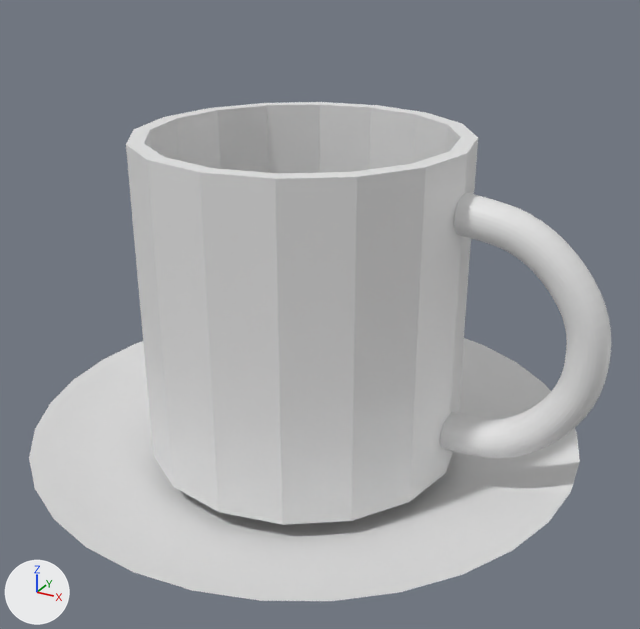
A saved change to the Blender file Mug/mug.blend.
Camera for both pictures: a 50 mm lens placed at (0.1176, -0.2048, 0.0967), pointed at (0.0068, -0.0034, -0.004). Arrows for +X, +Y and +Z are at lower left; the lights stay in place.

The first picture shows 'Cup', 'Handler', 'NurbsCurve'.
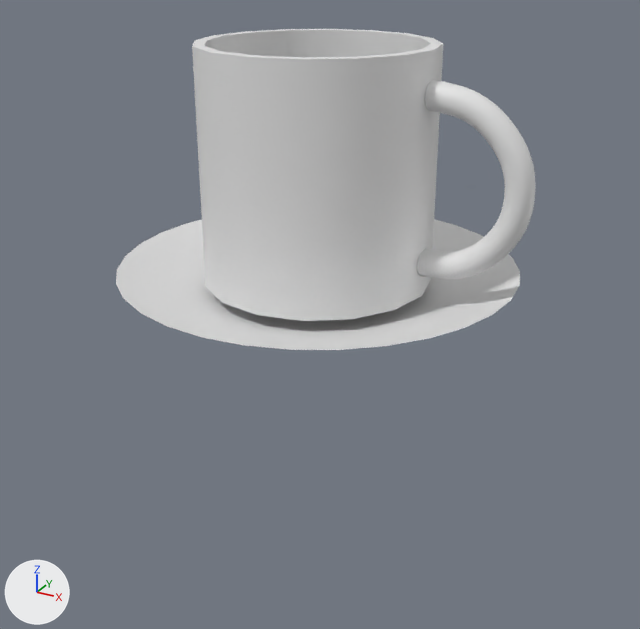
Where the newer file only moved an object's origin or applied its transform, the numbers keep the older frame.

Where the change shows, as pixel boxes [x1, y1, x2, y2] in the pictures (640 x 629 px):
'Cup', mesh rescaled (29% narrower, 31% shorter)
    before: [126, 102, 478, 525]
    after: [192, 29, 443, 321]
'NurbsCurve', reshaped, moved, turned, rescaled, modifiers changed
    before: [29, 338, 580, 601]
    after: [116, 219, 520, 350]
'Handler', moved, rescaled (30% narrower, 25% shorter)
    before: [440, 193, 611, 458]
    after: [417, 80, 536, 279]
part 2 of me_mesh, built on
    after: [116, 219, 520, 350]

The change in detail:
me_cylinder has 64 vertices, 50 faces and spans x -0.06..0.06, y -0.06..0.06, z -0.046..0.046.
me_cylinder is used by ob_cup; location (0.0, -0.0006, 0.0); scale (0.769, 0.771, 1.0).
me_cylinder part 1: the whole mesh is scaled about its middle by 0.687, then moved by (0.0058, 0.0002, 0.038).
me_mesh is used by ob_nurbscurve; location (0.0, 0.0, -0.0498); rotation (1.571, 0.0, 0.0), in degrees (90, 0, 0); scale (-0.108, -0.108, -0.108).
me_mesh had 36 vertices, 0 faces, 35 loose edges and spanned x -0.75..0.75, y -0.08..0.04, z 0.0.
me_mesh now has 580 vertices, 544 faces, 1 loose edge and spans x -0.05..0.06, y -0.06..0.06, z 0.0..0.01.
me_mesh part 2: 1 vertex moved within x 0.02, y 0.04, z 0.0; 35 vertices removed from x -0.75..0.75, y -0.08..0.04, z 0.0; 579 vertices added at x -0.05..0.06, y -0.06..0.06, z 0.0..0.01.
Object 'Handler' (ob_handler) moves from (0.0424, 0.0, 0.0) to (0.0335, -0.0001, 0.038).
Object 'Handler' (ob_handler) is rescaled from (1.0, 1.0, 1.0) to (0.687, 0.687, 0.687).
Object 'NurbsCurve' (ob_nurbscurve) turns from (90, 0, 0) to (0, 0, 0) degrees about x, y and z.
Object 'NurbsCurve' (ob_nurbscurve) is rescaled from (-0.108, -0.108, -0.108) to (1.0, 1.0, 1.0).
Object 'NurbsCurve' (ob_nurbscurve) loses its SCREW modifier named 'Screw'.
Modifier setting removed (it was axis = 'Y').
Modifier setting removed (it was angle = 3.142).
Modifier setting removed (it was merge_threshold = 0.03).
Modifier setting removed (it was use_merge_vertices = True).
Object 'NurbsCurve' (ob_nurbscurve) moves from (0.0, 0.0, -0.0498) to (0.0, 0.0, 0.0).
